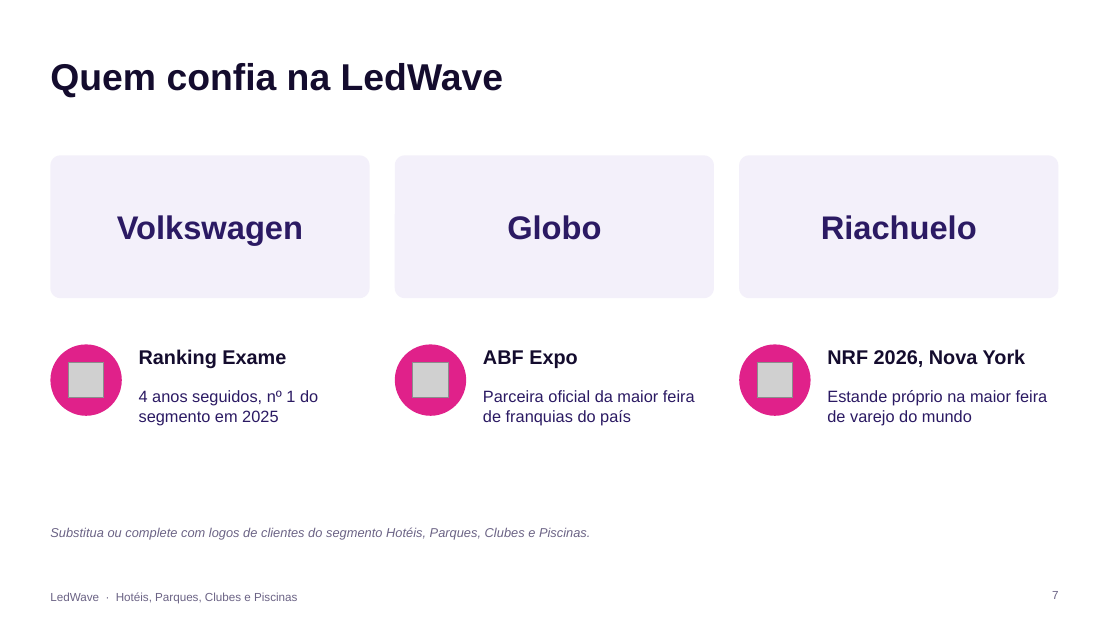
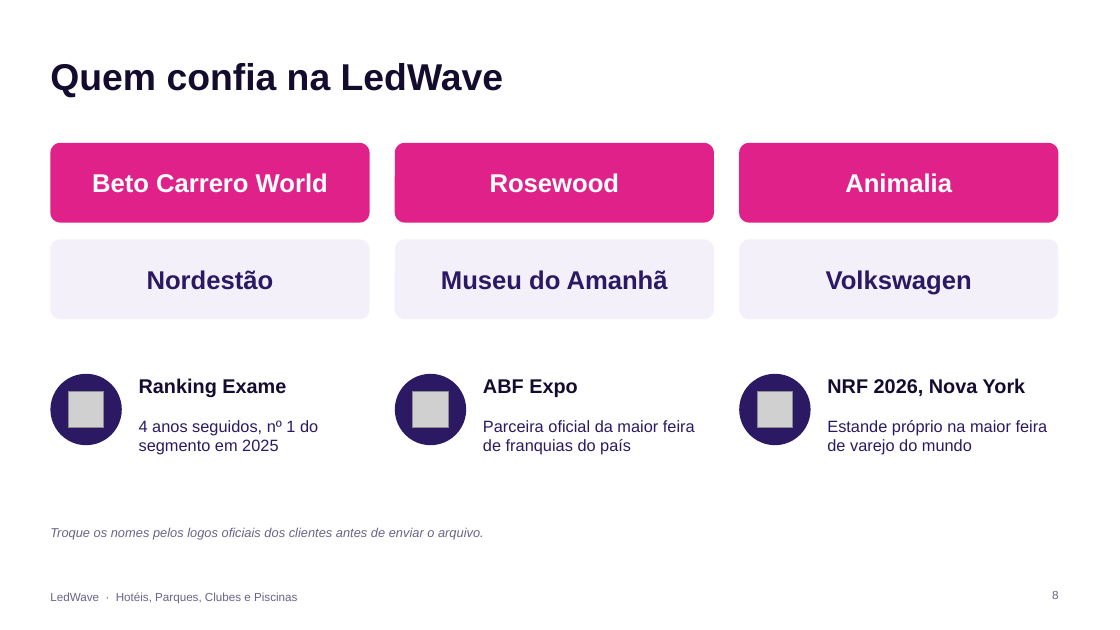
Before and after one commit to itarsilva/Treino, a slide deck: slide 8 of ledwave-comercial/apresentacoes/LedWave_Hoteis_Parques_Clubes_e_Piscinas.pptx (slide 7 before the commit). Drawn at 1120x630 pixels with LibreOffice and Linux fonts; fonts in the diff are those of the drawing; grey boxes stand for pictures. Boxes give left, top, right and bottom in pixels: in the first picture for what was removed or moved away, otherwise in the second. Text is boxed around its words. In the diff, an @@ line names an element or a change of style, - is before the commit and + after.

```diff
--- a/ledwave-comercial/apresentacoes/LedWave_Hoteis_Parques_Clubes_e_Piscinas.pptx
+++ b/ledwave-comercial/apresentacoes/LedWave_Hoteis_Parques_Clubes_e_Piscinas.pptx
@@ rounded rectangle: place and size @@
-rounded rectangle at [50,155,370,298]
+rounded rectangle at [50,143,370,223]
@@ rounded rectangle: place and size @@
-rounded rectangle at [395,155,714,298]
+rounded rectangle at [395,143,714,223]
@@ fill #F3F0FA to #E0218A; proportions changed in 3 elements at [50,143,370,223], [395,143,714,223], [739,143,1059,223] @@
@@ rounded rectangle: place and size @@
-rounded rectangle at [739,155,1059,298]
+rounded rectangle at [739,143,1059,223]
@@ text added at [92,173,328,193], 22 pt, text #FFFFFF, bold @@
+Beto Carrero World
@@ text at [490,173,619,193]: text changed; size 28 to 22 pt; text colour #2B1A63 to #FFFFFF @@
-Globo
+Rosewood
@@ text at [845,173,952,193]: text changed; size 28 to 22 pt; text colour #2B1A63 to #FFFFFF @@
-Riachuelo
+Animalia
@@ rounded rectangle added at [50,239,370,319], fill #F3F0FA @@
@@ rounded rectangle added at [395,239,714,319], fill #F3F0FA @@
@@ text "Volkswagen": place and size @@
-text "Volkswagen" at [117,215,303,245]
+text "Volkswagen" at [826,270,972,295]
@@ text "Volkswagen" at [826,270,972,295]: size 28 to 22 pt @@
@@ rounded rectangle added at [739,239,1059,319], fill #F3F0FA @@
@@ text added at [147,270,274,290], 22 pt, text #2B1A63, bold @@
+Nordestão
@@ text added at [441,270,668,290], 22 pt, text #2B1A63, bold @@
+Museu do Amanhã
@@ 6 texts, 3 pictures, 3 ellipses: place and size @@
-6 texts, 3 pictures, 3 ellipses at [50,344,1048,426]
+6 texts, 3 pictures, 3 ellipses at [50,374,1048,455]
@@ fill #E0218A to #2B1A63 in 3 elements at [50,374,122,445], [395,374,466,445], [739,374,811,445] @@
@@ text at [50,527,484,540]: text changed @@
-Substitua ou complete com logos de clientes do segmento Hotéis, Parques, Clubes e Piscinas.
+Troque os nomes pelos logos oficiais dos clientes antes de enviar o arquivo.
@@ page number at [1052,591,1058,599]: text changed @@
-7
+8
```
Also in this commit, not shown: 3 other slides changed, 1 slide added, 23 other files.
